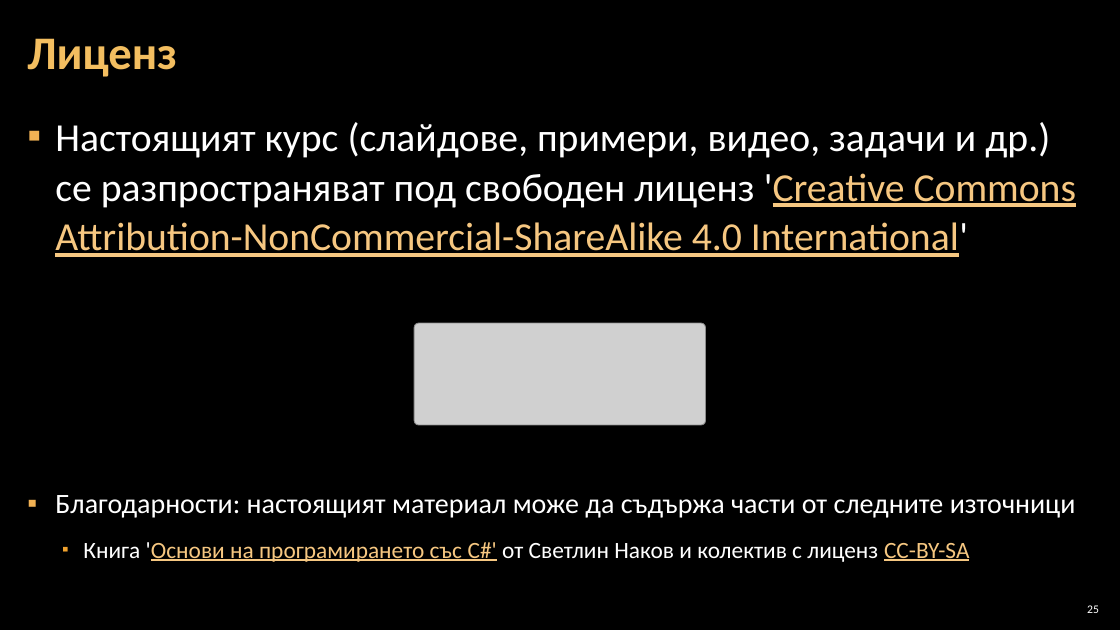
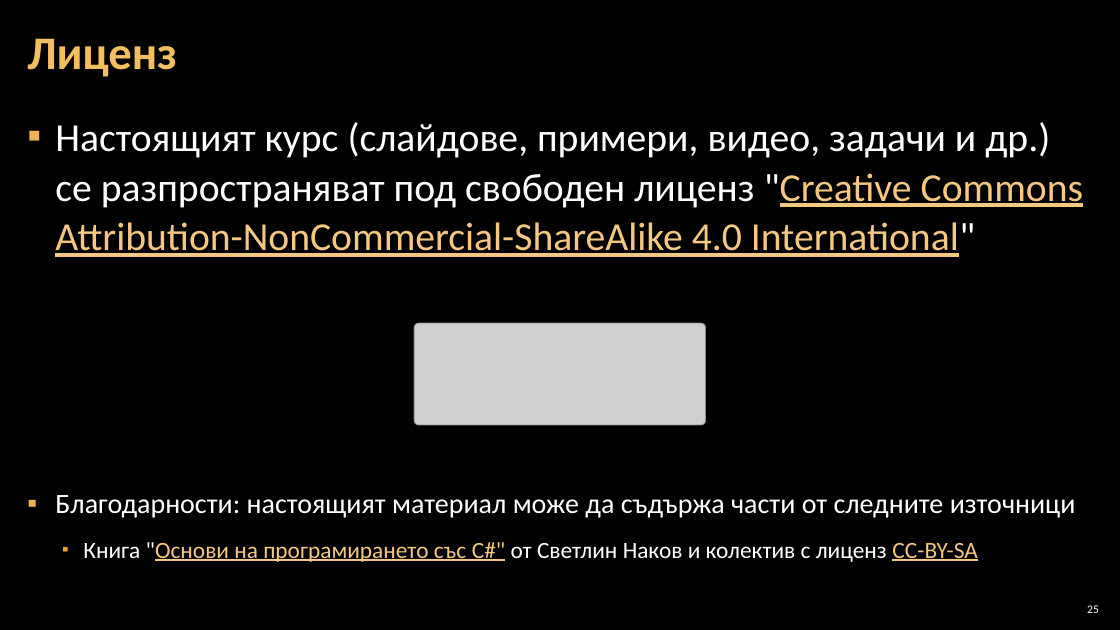
Before and after one commit to Software-University/C-plus-plus, a slide deck: slide 25 of 6. Drawing-with-Loops/6. Drawing-with-Loops.pptx. Drawn at 1120x630 pixels with LibreOffice and Linux fonts; fonts in the diff are those of the drawing; grey boxes stand for pictures; background and template pictures are left out. Boxes give left, top, right and bottom in pixels: in the first picture for what was removed or moved away, otherwise in the second. Text is boxed around its words. In the diff, an @@ line names an element or a change of style, - is before the commit and + after.

```diff
--- a/6. Drawing-with-Loops/6. Drawing-with-Loops.pptx
+++ b/6. Drawing-with-Loops/6. Drawing-with-Loops.pptx
@@ text at <box>55,122,1084,257</box>: text changed @@
-▪ Настоящият курс (слайдове, примери, видео, задачи и др.) се разпространяват под свободен лиценз 'Creative Commons Attribution-NonCommercial-ShareAlike 4.0 International'
+▪ Настоящият курс (слайдове, примери, видео, задачи и др.) се разпространяват под свободен лиценз "Creative Commons Attribution-NonCommercial-ShareAlike 4.0 International"
@@ text at <box>83,542,977,562</box>: text changed @@
-  ▪ Книга 'Основи на програмирането със C#' от Светлин Наков и колектив с лиценз CC-BY-SA
+  ▪ Книга "Основи на програмирането със C#" от Светлин Наков и колектив с лиценз CC-BY-SA
```
Also in this commit, not shown: 15 other slides changed.
